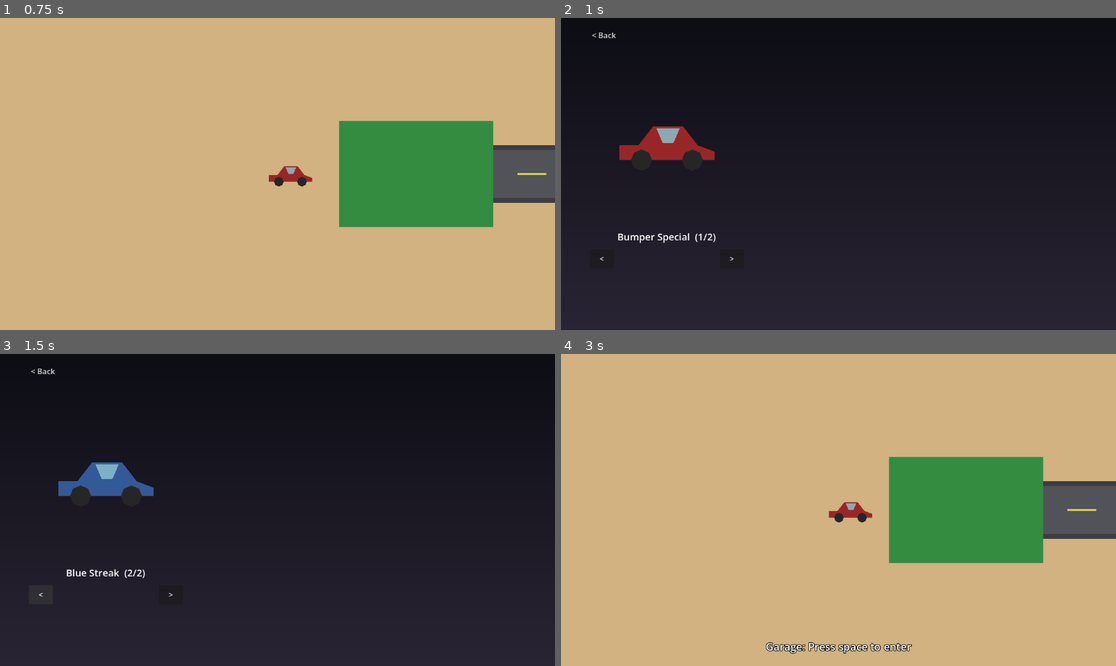
Above: before the commit, frames 1-4 (two rows, left to right).
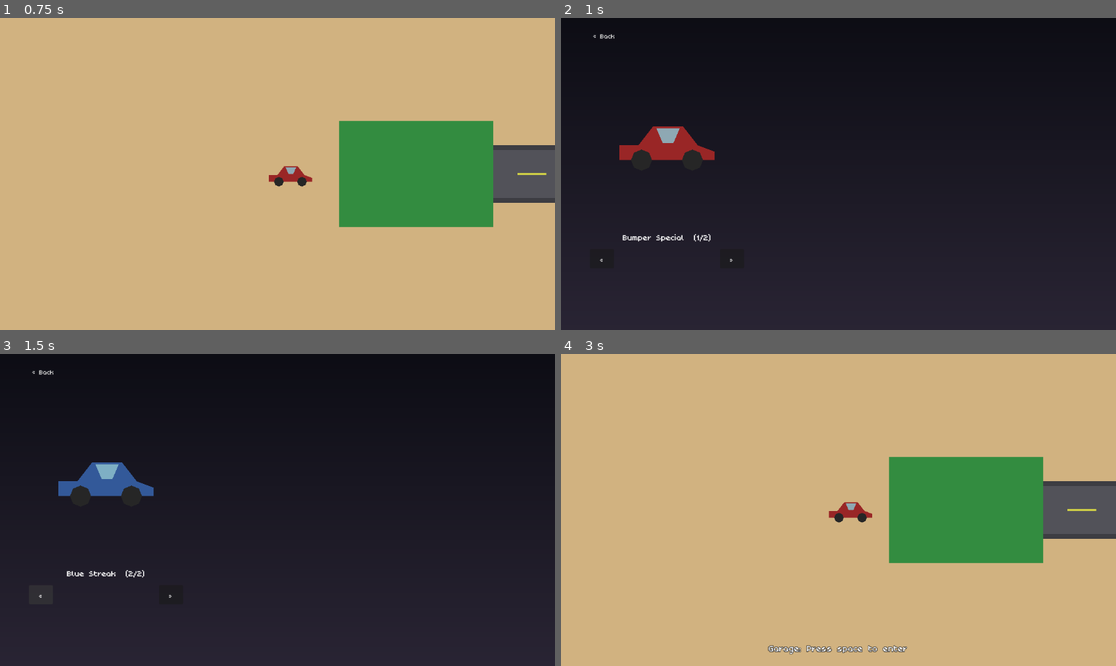
Above: after the commit, the same moments.

Repository: davidkovacwebdev/junkyard-drag-racing
Game: Godot game, scene res://scenes/world/main.tscn
Same seed, same stepped clock (60 frames per second), same inputs: the game is played once before the commit and once after it.
Inputs (mouse positions are in pixels of both pictures, inside the frame that each line leads up to):
- Up to frame 1 (0.75 s): tap Enter at 0.5 s; move the mouse to (399, 158) at 0.52 s; hold D from 0.53 s (still down); click (399, 158) at 0.67 s
- Up to frame 2 (1 s): keep holding D; tap Space at 0.77 s
- Up to frame 3 (1.5 s): release D at 1.25 s; click "<" at 1.25 s
- Up to frame 4 (3 s): click ">" at 2 s; click "< Back" at 2.75 s

Frame 1 is identical in both runs. In frame 2, 0.3% of the frame differs, in the area x 5-32%, y 4-79%; in frame 3, 0.3%; in frame 4, 0.6%, in the area x 36-64%, y 92-97%.

Commit message:
new font used everywhere

Diff:
--- a/project.godot
+++ b/project.godot
@@ -29,6 +29,10 @@
 
 enabled=PackedStringArray("res://addons/character_creator/plugin.cfg")
 
+[gui]
+
+theme/custom_font="res://assets/fonts/Poco.ttf"
+
 [rendering]
 
 renderer/rendering_method="gl_compatibility"
Binary file added: assets/fonts/Poco.ttf
Not shown, added: assets/fonts/Poco.ttf.import
